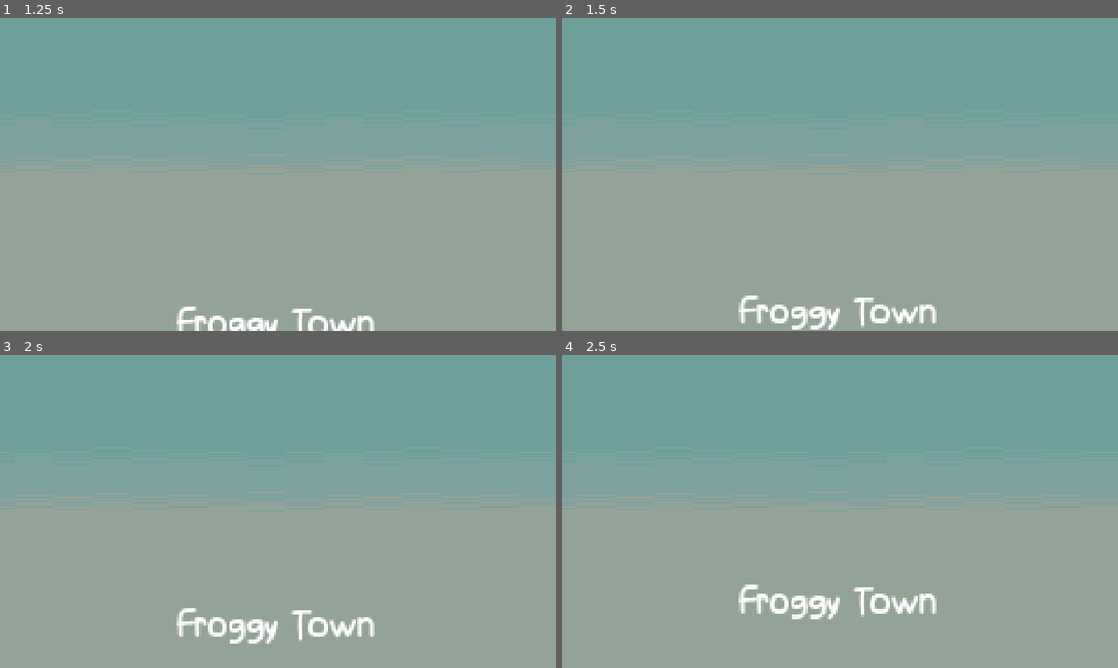
Above: before the commit, frames 1-4 (two rows, left to right).
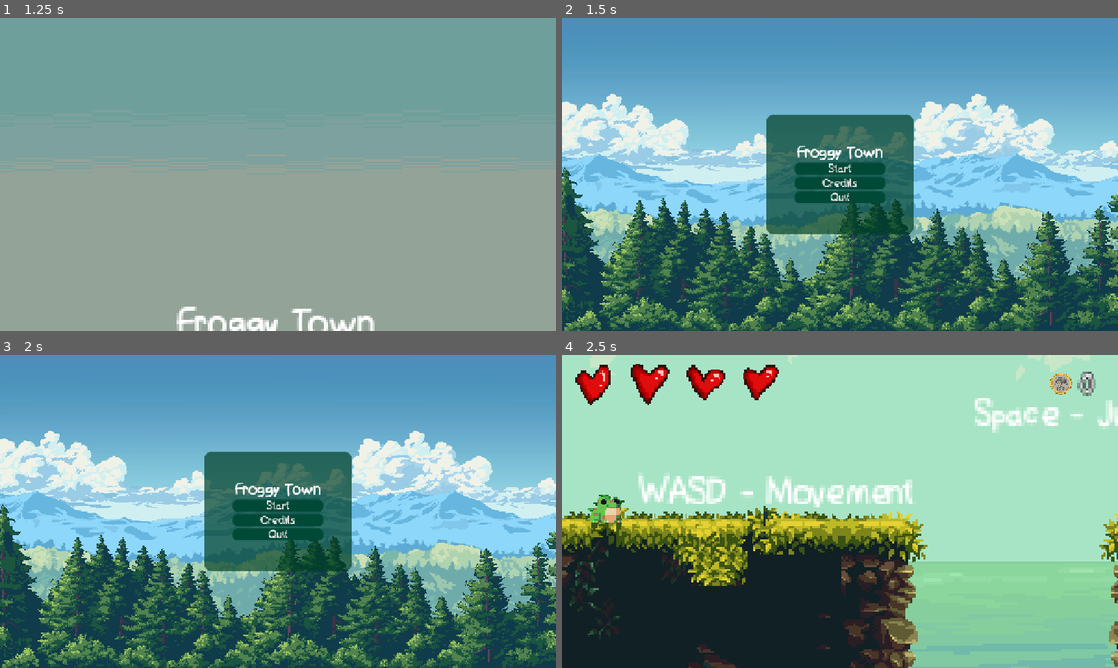
Above: after the commit, the same moments.

Repository: c0ny-pe/waren-studio
Game: Godot game, scene res://ui/main_menu.tscn
Same seed, same stepped clock (60 frames per second), same inputs: the game is played once before the commit and once after it.
Inputs (mouse positions are in pixels of both pictures, inside the frame that each line leads up to):
- Up to frame 1 (1.25 s): click "Credits" at 0.5 s
- Up to frame 2 (1.5 s): tap Enter (ui_accept) at 1.25, 1.35 s; move the mouse to (962, 158) at 1.27 s; hold D (move_right) from 1.28 s (still down)
- Up to frame 3 (2 s): keep holding D (move_right); tap Space (jump) at 1.52, 1.55, 1.82 s
- Up to frame 4 (2.5 s): release D (move_right) at 2 s; click (840, 505) at 2 s, where only the run after the commit has a clickable "Start"

Frame 1 is identical in both runs. In frame 2, 100% of the frame differs, in the area x 0-100%, y 0-100%; in frame 3, 100%; in frame 4, 100%.

Commit message:
audio de saltos

Diff:
--- a/waren-studio/levels/chiloe.gd
+++ b/waren-studio/levels/chiloe.gd
@@ -8,6 +8,10 @@
 #@onready var coyote_timer: Timer = $CoyoteTimer
 @onready var game_over_menu: CanvasLayer = $GameOverMenu
 @onready var hud: CanvasLayer = $HUD
+
+@onready var salto_frog: AudioStreamPlayer = $jump_frog
+@onready var salto_human: AudioStreamPlayer = $jump_human
+@onready var walk_leaves: AudioStreamPlayer = $walk_leaves
 
 signal died
 
@@ -44,6 +48,14 @@
 		camera.zoom = Vector2(adjusted_zoom, adjusted_zoom)
 
 func _physics_process(_delta: float) -> void:
+
+
+	if Input.is_action_just_pressed("jump"):
+		if frog.visible:
+			salto_frog.play()
+		else:
+			salto_human.play()
+
 	if Input.is_action_just_pressed("change_shape"):
 		if frog.visible:
 			# Calcular el offset de altura (distancia del centro al suelo)
--- a/waren-studio/levels/level1.tscn
+++ b/waren-studio/levels/level1.tscn
@@ -12,6 +12,7 @@
 [ext_resource type="PackedScene" uid="uid://d03fjq33eeedx" path="res://ui/hud.tscn" id="10_w7ck5"]
 [ext_resource type="PackedScene" uid="uid://buqkpbdb7y8mf" path="res://scenes/coin.tscn" id="11_coin"]
 [ext_resource type="PackedScene" uid="uid://dnvxrd1wwjjdu" path="res://scenes/goal.tscn" id="12_bekh1"]
+[ext_resource type="AudioStream" uid="uid://ciowncwyfkd45" path="res://sounds/toy-button-105724.mp3" id="13_8bcou"]
 
 [sub_resource type="WorldBoundaryShape2D" id="WorldBoundaryShape2D_gbfbk"]
 
@@ -283,3 +284,13 @@
 
 [node name="Coin5" parent="Node2D" instance=ExtResource("11_coin")]
 position = Vector2(-170, -316)
+
+[node name="jump_human" type="AudioStreamPlayer" parent="."]
+stream = ExtResource("13_8bcou")
+volume_db = -8.667
+pitch_scale = 0.81
+
+[node name="jump_frog" type="AudioStreamPlayer" parent="."]
+stream = ExtResource("13_8bcou")
+volume_db = -7.5
+pitch_scale = 2.0
--- a/waren-studio/levels/level2.tscn
+++ b/waren-studio/levels/level2.tscn
@@ -6,6 +6,7 @@
 [ext_resource type="PackedScene" uid="uid://d3ild7ulkssuu" path="res://personajes/human.tscn" id="5_bcewn"]
 [ext_resource type="PackedScene" uid="uid://c04pe474ax3sl" path="res://ui/pause_menu.tscn" id="7_qegch"]
 [ext_resource type="PackedScene" uid="uid://b417fchsa5nmh" path="res://ui/game_over_menu.tscn" id="8_jai45"]
+[ext_resource type="AudioStream" uid="uid://ciowncwyfkd45" path="res://sounds/toy-button-105724.mp3" id="9_55gdq"]
 [ext_resource type="PackedScene" uid="uid://d03fjq33eeedx" path="res://ui/hud.tscn" id="9_jj0ry"]
 [ext_resource type="PackedScene" uid="uid://dnvxrd1wwjjdu" path="res://scenes/goal.tscn" id="10_crte6"]
 
@@ -75,3 +76,13 @@
 [node name="Goal" parent="." instance=ExtResource("10_crte6")]
 position = Vector2(2288, 449)
 scale = Vector2(5, 5)
+
+[node name="jump_human" type="AudioStreamPlayer" parent="."]
+stream = ExtResource("9_55gdq")
+volume_db = -8.667
+pitch_scale = 0.81
+
+[node name="jump_frog" type="AudioStreamPlayer" parent="."]
+stream = ExtResource("9_55gdq")
+volume_db = -7.5
+pitch_scale = 2.0
--- a/waren-studio/levels/world.gd
+++ b/waren-studio/levels/world.gd
@@ -15,6 +15,9 @@
 @onready var coyote_timer: Timer = $CoyoteTimer
 @onready var game_over_menu: CanvasLayer = $GameOverMenu
 @onready var hud: CanvasLayer = $HUD
+
+@onready var salto_frog: AudioStreamPlayer = $jump_frog
+@onready var salto_human: AudioStreamPlayer = $jump_human
 
 signal died
 
@@ -50,6 +53,14 @@
 		human_camera.limit_bottom = camera_limit_bottom
 
 func _physics_process(_delta: float) -> void:
+
+	if Input.is_action_just_pressed("jump"):
+		if frog.visible:
+			salto_frog.play()
+		else:
+			salto_human.play()
+
+
 	if Input.is_action_just_pressed("change_shape"):
 		if frog.visible:
 			# transferir posición y velocidad
@@ -87,6 +98,8 @@
 		# cambiar visibilidad
 		frog.visible = not frog.visible
 		human.visible = not human.visible
+
+
 
 func _on_body_entered(body: Node2D):
 	if body is AbstractCharacter:
--- a/waren-studio/personajes/abstract/abstract_character.gd
+++ b/waren-studio/personajes/abstract/abstract_character.gd
@@ -14,6 +14,8 @@
 @onready var camera: Camera2D
 @onready var coyote_timer: Timer
 
+
+
 var swimming = false
 var was_on_floor = false
 
@@ -26,6 +28,7 @@
 		if not coyote_timer.is_stopped():
 			coyote_timer.stop()
 
+
 	if visible:
 		camera.enabled = true
 		var move_input = Input.get_axis("move_left", "move_right")
@@ -36,6 +39,9 @@
 			velocity.x = move_toward(velocity.x, 0.0, friction * delta)
 		#velocity.x = move_toward(velocity.x, move_input* max_speed, acceleration*delta)
 		move_and_slide()
+
+
+
 
 		if Input.is_action_just_pressed("attack"):
 			animation_tree["parameters/attack/request"] = AnimationNodeOneShot.ONE_SHOT_REQUEST_FIRE
--- a/waren-studio/personajes/frog.gd
+++ b/waren-studio/personajes/frog.gd
@@ -1,6 +1,7 @@
 class_name Frog
 extends AbstractCharacter
 
+@onready var salto: AudioStreamPlayer = $jump_frog
 
 func _ready() -> void:
 	max_speed = 125
@@ -21,6 +22,8 @@
 func _physics_process(delta: float) -> void:
 	super._physics_process(delta)
 
+
+
 	if swimming:
 		jump_speed = 300
 		gravity = 200
--- a/waren-studio/personajes/frog.tscn
+++ b/waren-studio/personajes/frog.tscn
@@ -7,6 +7,7 @@
 [ext_resource type="Texture2D" uid="uid://1nsarmaiqqci" path="res://assets/toxic-frog/GreenBrown/ToxicFrogGreenBrown_Explosion.png" id="4_6w3hc"]
 [ext_resource type="Texture2D" uid="uid://cyu4ikyl04aa5" path="res://assets/toxic-frog/GreenBrown/ToxicFrogGreenBrown_Attack.png" id="5_xhgb0"]
 [ext_resource type="AnimationNodeStateMachine" uid="uid://ivx41fxnjntk" path="res://resources/frog_movement.tres" id="7_31vq6"]
+[ext_resource type="AudioStream" uid="uid://ciowncwyfkd45" path="res://sounds/toy-button-105724.mp3" id="8_6w3hc"]
 
 [sub_resource type="CapsuleShape2D" id="CapsuleShape2D_cki26"]
 radius = 7.999612
@@ -656,3 +657,8 @@
 
 [node name="CoyoteTimer" type="Timer" parent="."]
 one_shot = true
+
+[node name="jump_frog" type="AudioStreamPlayer" parent="."]
+stream = ExtResource("8_6w3hc")
+volume_db = -7.5
+pitch_scale = 2.0
--- a/waren-studio/personajes/human.gd
+++ b/waren-studio/personajes/human.gd
@@ -1,4 +1,6 @@
 extends AbstractCharacter
+
+
 
 func _ready() -> void:
 	max_speed = 150
--- a/waren-studio/personajes/human.tscn
+++ b/waren-studio/personajes/human.tscn
@@ -9,6 +9,7 @@
 [ext_resource type="Texture2D" uid="uid://cpapmbp40ws03" path="res://assets/legal fantacy ASSETS/Character/Jump-End/Jump-End-Sheet.png" id="7_ocldo"]
 [ext_resource type="Texture2D" uid="uid://c15musmdysb6p" path="res://assets/legal fantacy ASSETS/Character/Jump-Start/Jump-Start-Sheet.png" id="8_2fvlj"]
 [ext_resource type="AnimationNodeStateMachine" uid="uid://cu6sbqcxwk7xu" path="res://resources/human_movement.tres" id="9_vx0gh"]
+[ext_resource type="AudioStream" uid="uid://ciowncwyfkd45" path="res://sounds/toy-button-105724.mp3" id="10_ry7vp"]
 
 [sub_resource type="CapsuleShape2D" id="CapsuleShape2D_2fvlj"]
 radius = 6.9999447
@@ -773,3 +774,8 @@
 
 [node name="CoyoteTimer" type="Timer" parent="."]
 one_shot = true
+
+[node name="jump_human" type="AudioStreamPlayer" parent="."]
+stream = ExtResource("10_ry7vp")
+volume_db = -8.667
+pitch_scale = 0.81
--- /dev/null
+++ b/waren-studio/scenes/credits.gd
@@ -0,0 +1,27 @@
+# Asegúrate de que este script esté adjunto al nodo raíz de tu escena de créditos.
+extends Control # Ajusta este tipo si tu nodo raíz es otro (ej: Node2D)
+
+# Define la ruta a tu escena del menú principal.
+# ¡IMPORTANTE! Revisa y ajusta esta ruta si es diferente en tu proyecto.
+const MENU_PRINCIPAL_PATH = "res://ui/main_menu.tscn"
+
+# Usa @onready para obtener una referencia a tu AudioStreamPlayer llamado Music.
+# Asegúrate de que el nombre "$Music" sea correcto.
+@onready var music_player = $Music
+
+# Esta función se llama justo cuando la escena y todos sus hijos están listos.
+func _ready():
+	# 1. Reproduce la música.
+	music_player.play()
+
+func _process(delta):
+	# 2. Detecta la pulsación de la tecla de salto/aceptar (Espacio/Enter).
+	if Input.is_action_just_pressed("ui_accept"):
+		volver_a_menu_principal()
+
+func volver_a_menu_principal():
+	# 3. Cambia la escena al menú principal.
+	var error = get_tree().change_scene_to_file(MENU_PRINCIPAL_PATH)
+
+	if error != OK:
+		print("ERROR: No se pudo cargar la escena: ", MENU_PRINCIPAL_PATH)
--- a/waren-studio/scenes/credits.tscn
+++ b/waren-studio/scenes/credits.tscn
@@ -1,6 +1,8 @@
-[gd_scene load_steps=5 format=3 uid="uid://cl0yxwxl8jxjq"]
+[gd_scene load_steps=7 format=3 uid="uid://cl0yxwxl8jxjq"]
 
+[ext_resource type="Script" uid="uid://xljjsy338inh" path="res://scenes/credits.gd" id="1_2ckv8"]
 [ext_resource type="Texture2D" uid="uid://ckq16f1wlb5xx" path="res://assets/World/sky.png" id="1_nm7lk"]
+[ext_resource type="AudioStream" uid="uid://cbwgsgkuxnw4j" path="res://sounds/YTDown.com_YouTube_Stardew-Valley-OST-Flower-Dance_Media_dcpQQsxoy5w_008_128k.mp3" id="3_0ctdu"]
 
 [sub_resource type="Animation" id="Animation_g4wvt"]
 length = 0.001
@@ -44,6 +46,7 @@
 anchors_preset = 0
 offset_right = 40.0
 offset_bottom = 40.0
+script = ExtResource("1_2ckv8")
 
 [node name="TextureRect" type="TextureRect" parent="."]
 layout_mode = 0
@@ -137,3 +140,8 @@
 &"": SubResource("AnimationLibrary_pjc1l")
 }
 autoplay = "scroll"
+
+[node name="Music" type="AudioStreamPlayer" parent="."]
+stream = ExtResource("3_0ctdu")
+volume_db = -7.222
+pitch_scale = 1.06
--- a/waren-studio/scenes/main.gd
+++ b/waren-studio/scenes/main.gd
@@ -23,6 +23,8 @@
 		frog.visible = not frog.visible
 		human.visible = not human.visible
 
+
+
 func _on_body_entered(body: Node2D):
 	if body is AbstractCharacter:
 		print("entró jugador %s" % body.name)
--- a/waren-studio/scenes/main.tscn
+++ b/waren-studio/scenes/main.tscn
@@ -1,9 +1,10 @@
-[gd_scene load_steps=8 format=3 uid="uid://06u12yy62lmv"]
+[gd_scene load_steps=9 format=3 uid="uid://06u12yy62lmv"]
 
 [ext_resource type="Script" uid="uid://53ly8h7jgtxb" path="res://scenes/main.gd" id="1_jyhfs"]
 [ext_resource type="PackedScene" uid="uid://cf6hd15clueyc" path="res://personajes/frog.tscn" id="2_tbgi4"]
 [ext_resource type="PackedScene" uid="uid://d3ild7ulkssuu" path="res://personajes/human.tscn" id="3_tefeu"]
 [ext_resource type="PackedScene" uid="uid://c04pe474ax3sl" path="res://ui/pause_menu.tscn" id="4_o6xl0"]
+[ext_resource type="AudioStream" uid="uid://ciowncwyfkd45" path="res://sounds/toy-button-105724.mp3" id="5_tbgi4"]
 
 [sub_resource type="WorldBoundaryShape2D" id="WorldBoundaryShape2D_1bvp3"]
 
@@ -44,3 +45,13 @@
 
 [node name="CollisionShape2D" type="CollisionShape2D" parent="VerticalWorldBoundary"]
 shape = SubResource("WorldBoundaryShape2D_lquwl")
+
+[node name="jump_human" type="AudioStreamPlayer" parent="."]
+stream = ExtResource("5_tbgi4")
+volume_db = -8.667
+pitch_scale = 0.78
+
+[node name="jump_frog" type="AudioStreamPlayer" parent="."]
+stream = ExtResource("5_tbgi4")
+volume_db = -7.5
+pitch_scale = 2.0
Not shown, added: waren-studio/export_presets.cfg
Not shown: 1 places in waren-studio/levels/level1.tscn that only renumber resources
Not shown: 1 places in waren-studio/levels/level2.tscn that only renumber resources
Not shown: 1 places in waren-studio/personajes/frog.tscn that only renumber resources
Not shown: 1 places in waren-studio/personajes/human.tscn that only renumber resources
Not shown, added: waren-studio/scenes/credits.gd.uid
Not shown, added: waren-studio/sounds/080205_life-lost-game-over-89697.mp3.import
Not shown, added: waren-studio/sounds/6-jump-sounds-for-the-game-95510.mp3.import
Not shown, added: waren-studio/sounds/YTDown.com_YouTube_Stardew-Valley-OST-Flower-Dance_Media_dcpQQsxoy5w_008_128k.mp3.import
Not shown, added: waren-studio/sounds/leaves-14478 (mp3cut.net).mp3.import
Not shown, added: waren-studio/sounds/leaveshort.mp3.import
Not shown, added: waren-studio/sounds/loop-air-bubbles-159283.mp3.import
(and 21 more such lines)
